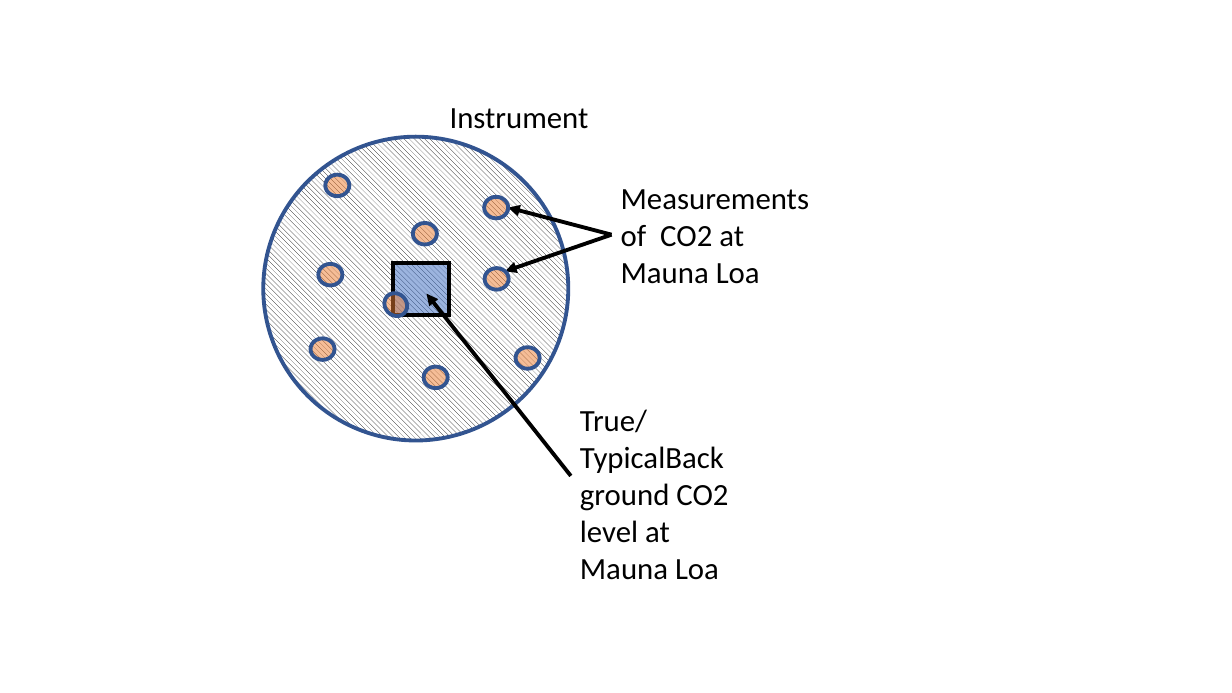
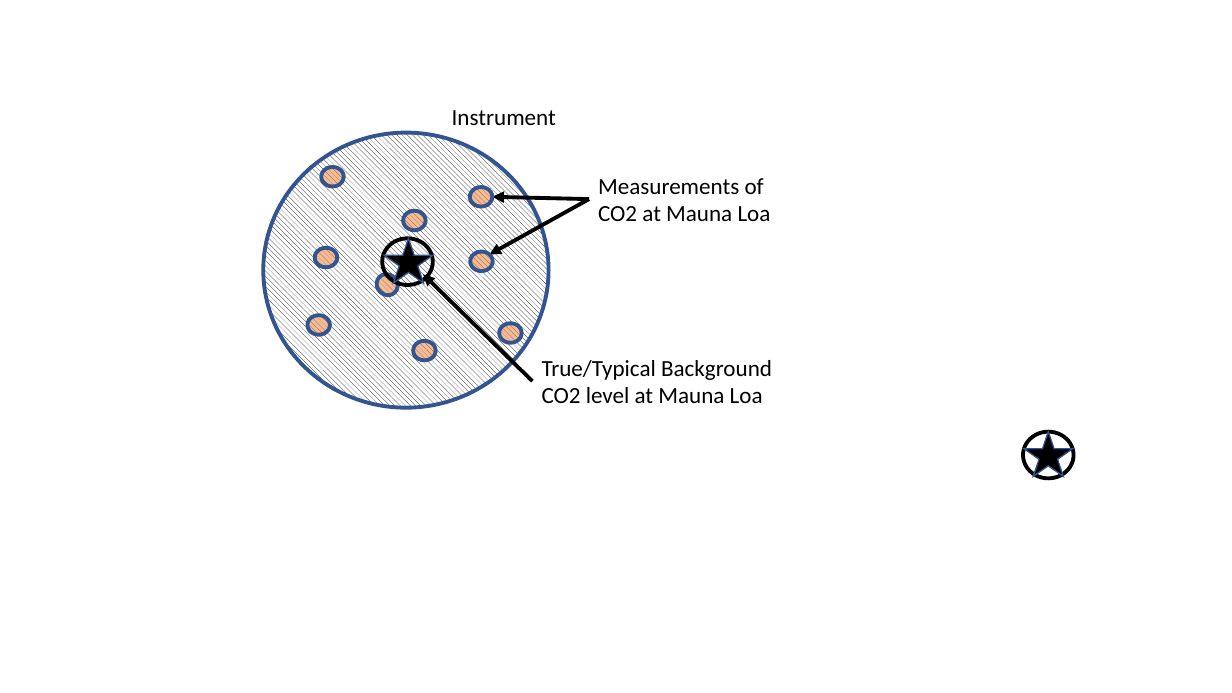
Before and after one commit to DS-100/textbook, a slide deck: slide 5 of content/ch/02/figures/ConstructDesignsRe tangles.pptx. Drawn at 1232x693 pixels with LibreOffice and Linux fonts; fonts in the diff are those of the drawing. Boxes give left, top, right and bottom in pixels: in the first picture for what was removed or moved away, otherwise in the second. Text is boxed around its words. In the diff, an @@ line names an element or a change of style, - is before the commit and + after.

```diff
--- a/content/ch/02/figures/ConstructDesignsRe tangles.pptx
+++ b/content/ch/02/figures/ConstructDesignsRe tangles.pptx
@@ text "Instrument" at bbox=[452, 110, 556, 125]: size 24 to 18 pt @@
@@ ellipse: place and size @@
-ellipse at bbox=[263, 137, 568, 441]
+ellipse at bbox=[263, 133, 549, 409]
@@ ellipse: place and size @@
-ellipse at bbox=[325, 175, 349, 196]
+ellipse at bbox=[322, 167, 344, 187]
@@ text "Measurements of CO2 at Mauna ..." at bbox=[598, 178, 771, 221]: size 24 to 18 pt @@
@@ text "Measurements of CO2 at Mauna ...": place and size @@
-text "Measurements of CO2 at Mauna ..." at bbox=[621, 189, 809, 284]
+text "Measurements of CO2 at Mauna ..." at bbox=[598, 178, 771, 221]
@@ ellipse: place and size @@
-ellipse at bbox=[484, 197, 508, 218]
+ellipse at bbox=[470, 187, 492, 206]
@@ arrow moved from (612, 235) - (506, 272) to (589, 199) - (490, 254) @@
@@ arrow moved from (612, 235) - (508, 208) to (589, 199) - (493, 197) @@
@@ ellipse added at bbox=[383, 238, 433, 286], outline #000000 3 pt @@
@@ star added at bbox=[384, 238, 433, 283], fill #000000, outline #325491 1 pt @@
@@ ellipse: place and size @@
-ellipse at bbox=[413, 223, 437, 244]
+ellipse at bbox=[403, 211, 425, 230]
@@ ellipse: place and size @@
-ellipse at bbox=[319, 264, 343, 286]
+ellipse at bbox=[315, 248, 337, 267]
@@ rectangle removed at bbox=[394, 262, 450, 315] @@
@@ ellipse: place and size @@
-ellipse at bbox=[484, 268, 508, 289]
+ellipse at bbox=[470, 251, 493, 271]
@@ ellipse: place and size @@
-ellipse at bbox=[380, 289, 412, 321]
+ellipse at bbox=[372, 270, 402, 300]
@@ arrow moved from (571, 476) - (427, 294) to (532, 382) - (423, 274) @@
@@ ellipse: place and size @@
-ellipse at bbox=[311, 338, 335, 360]
+ellipse at bbox=[308, 315, 330, 335]
@@ ellipse: place and size @@
-ellipse at bbox=[516, 348, 540, 369]
+ellipse at bbox=[499, 323, 521, 343]
@@ ellipse: place and size @@
-ellipse at bbox=[423, 367, 447, 388]
+ellipse at bbox=[413, 341, 435, 360]
@@ text at bbox=[542, 360, 772, 403]: text changed; size 24 to 18 pt @@
-True/TypicalBackground CO2 level at Mauna Loa
+True/Typical Background CO2 level at Mauna Loa
@@ ellipse added at bbox=[1023, 432, 1074, 479], outline #000000 3 pt @@
@@ star added at bbox=[1024, 432, 1073, 476], fill #000000, outline #325491 1 pt @@
```
Also in this commit, not shown: 4 other slides changed, 11 other files.
